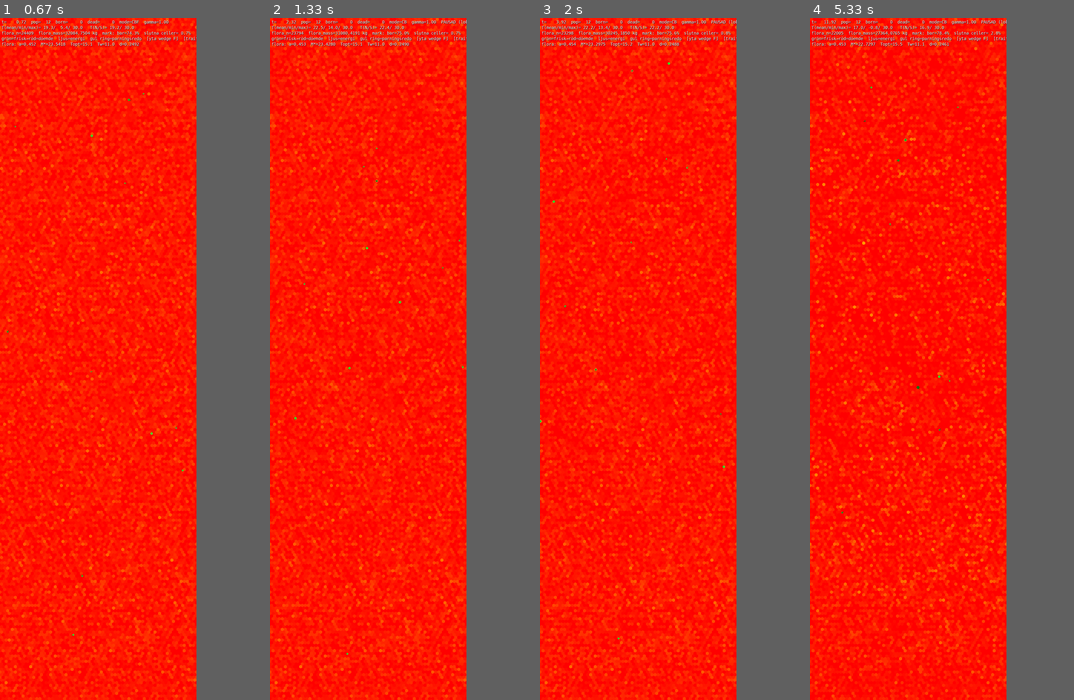
Above: before the commit, frames 1-4 (left to right).
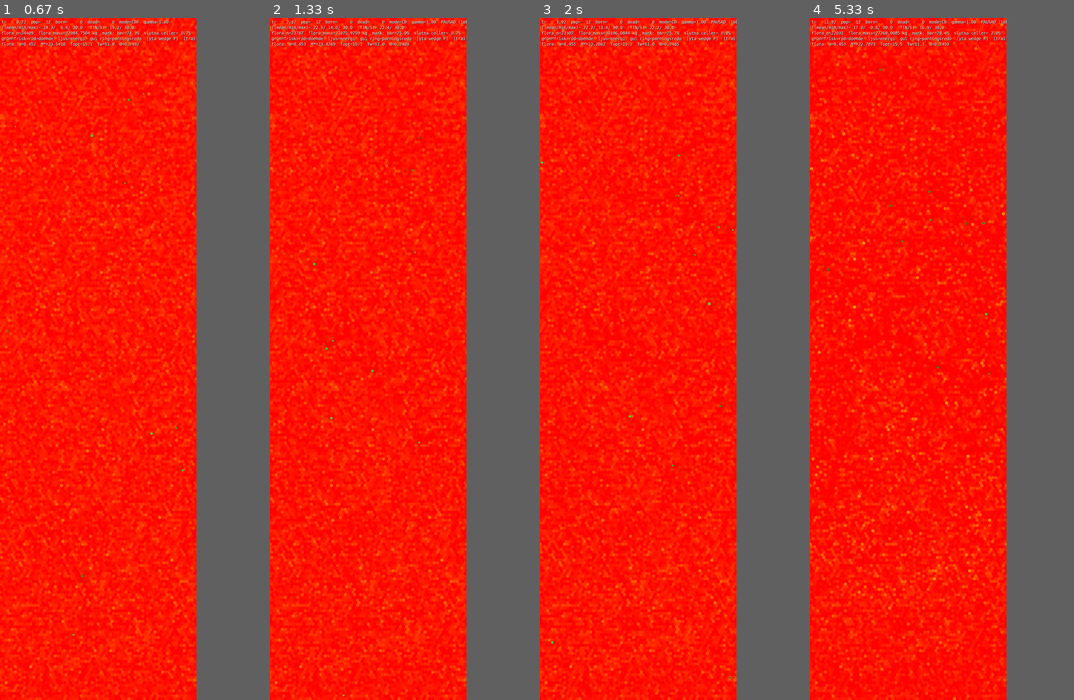
Above: after the commit, the same moments.

Repository: JoakimStorck/nep-process
Game: pygame game, started from nep_gui_launcher.py
The game is run twice, just before and just after one commit, with the same random seed, the same clock (stepped at 60 frames per second) and the same inputs.
Inputs:
- Up to frame 1 (0.67 s): click "START" at 0.38 s
- Up to frame 2 (1.33 s): tap Space at 0.67 s; tap 1 at 1 s
- Up to frame 3 (2 s): no input
- Up to frame 4 (5.33 s): no input

Frame 1 is identical in both runs. In frame 2, 0.3% of the frame differs, in the area x 0-75%, y 0-100%; in frame 3, 1.3%; in frame 4, 6.7%.

Commit message:
Ensamhet nådde aldrig rörelsens regimval
_integrate_motion interpolerar redan tau_dir mellan kringgående sök och rak
färd via explore_drive. Mekanismen fanns; det som saknades var att ensamhet
aldrig nådde den. Reflexkedjan hade fly, jaga, gå till partner och flocka — men
ingen gren för parningsberedd utan någon i sikte. Det fallet föll igenom till
födostyrningen, som sänker utforskningen när organismen står på föda den vill
ha, så ett mättat djur ensamt på full betesmark fick minimal utforskning och
slingrade på fläcken.

p125 frö 2: från tick 20 000 dog inget djur av svält på 8 000 tick, floran låg
på 92 000 plantor, och de tio kvarvarande fick fyra ungar innan de dog av ålder
med medianavstånd 16 cellbredder till närmaste artfrände mot en synradie på 7.

Söktillståndet skyddas mot födodämpningen med max(explore_drive, 1 -
hunger_now), så hungern har företräde. Reflexen säger när; hur rakt avgörs av
pheno_dir_tau() ur _T_MOB, som redan bär avvägningen. Ingen ny parameter.

96x96 med 8 djur: rakhet 0,161 -> 0,318, nettoförflyttning 241 -> 496. Med 40
djur rör sig medianen knappt medan p90 går 0,398 -> 0,469 — det är svansen som
färdas.

Diff:
--- a/agent.py
+++ b/agent.py
@@ -2105,6 +2105,9 @@
     _cached_agent_hit: tuple = field(init=False)         # (N, Nu, Nd, hit_slot, hit_id) från senaste see_agent_first_hit
     _cached_predator_hit: tuple = field(init=False)      # (pred_bearing, pred_dist) — närmaste hotande predator
     _mating_mode: bool = field(init=False, default=False)
+    # Sätts av reflexkedjan när djuret är parningsberett och inte ser någon
+    # artfrände alls. Läses av födostyrningen, som annars nollar utforskningen.
+    _mate_search: bool = field(init=False, default=False)
 
     def __post_init__(self) -> None:
         self.AP = replace(self.AP)
@@ -2569,6 +2572,7 @@
     ) -> tuple[float, float, float, float, float]:
         hunt_state = 0.0
         flee_state = 0.0
+        self._mate_search = False
 
         if (
             best_threat is not None
@@ -2610,6 +2614,26 @@
             turn = clamp(0.95 * biasN, -1.0, 1.0)
             thrust = max(thrust, 0.95)
             explore_drive = 0.0
+
+        elif in_mating_mode:
+            # Redo att para sig och ser ingen alls. Det fallet fanns inte i
+            # kedjan: det föll igenom till födostyrningen, som *sänker*
+            # utforskningen när organismen står på föda den vill ha. Ett mättat
+            # djur ensamt på en full betesmark fick alltså minimal utforskning,
+            # kortaste persistenstid och en bana som slingrar på fläcken.
+            #
+            # Uppmätt i p125 frö 2: från tick 20 000 dog inget djur av svält på
+            # 8 000 tick, floran låg på 92 000 plantor, och de tio som fanns
+            # kvar fick fyra ungar innan de dog av ålder — med medianavstånd 16
+            # cellbredder till närmaste artfrände mot en synradie på 7. De
+            # svalt inte. De hittade aldrig varandra.
+            #
+            # Reflexen säger *när* det är läge att färdas. **Hur** rakt avgörs
+            # av `pheno_dir_tau()` ur `_T_MOB`, som redan bär avvägningen: hög
+            # persistens ger effektiv förflyttning men dålig lokal genomsökning.
+            # Ingen ny parameter, och magnituden är evolverbar.
+            self._mate_search = True
+            explore_drive = 1.0
 
         elif N > 0.5 or neighbour_memory is not None:
             if N > 0.5:
@@ -2754,6 +2778,14 @@
         food_local = clamp(float(B0) * _herb_local + float(C0) * _scav_local, 0.0, 1.0)
 
         explore_drive *= 1.0 - hunger_now * food_local
+
+        # Söker partner och ser ingen: dämpningen ovan skulle annars nolla
+        # utforskningen just för det mätta djur som har råd att leta. Hungern
+        # får fortfarande företräde — `1 - hunger_now` går mot noll när djuret
+        # svälter, och då är föda rätt prioritet.
+        if getattr(self, "_mate_search", False):
+            explore_drive = max(explore_drive, 1.0 - hunger_now)
+
         return turn, thrust, explore_drive
 
 
Not shown, changed: TODO.md
